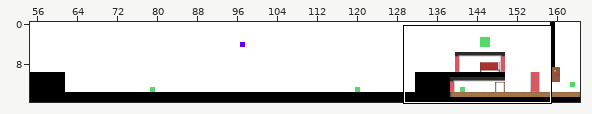
Tiled map (JSON): public/benchmark3/assets/map/level1.json. Above, an overview of the earlier version with the close-up marked.
Close-up. Before:
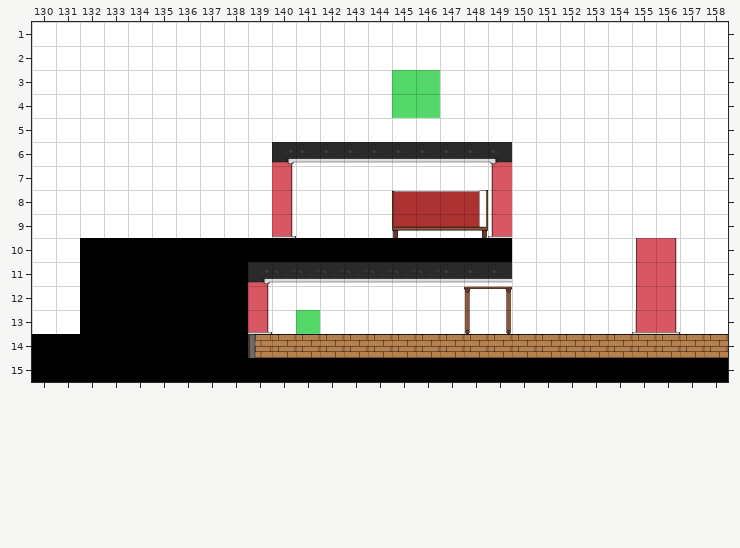
Cells are 128x128 px. Shown: x 130..158, y 1..15. The commit also changed other parts of the map, which this record leaves out.
New version:
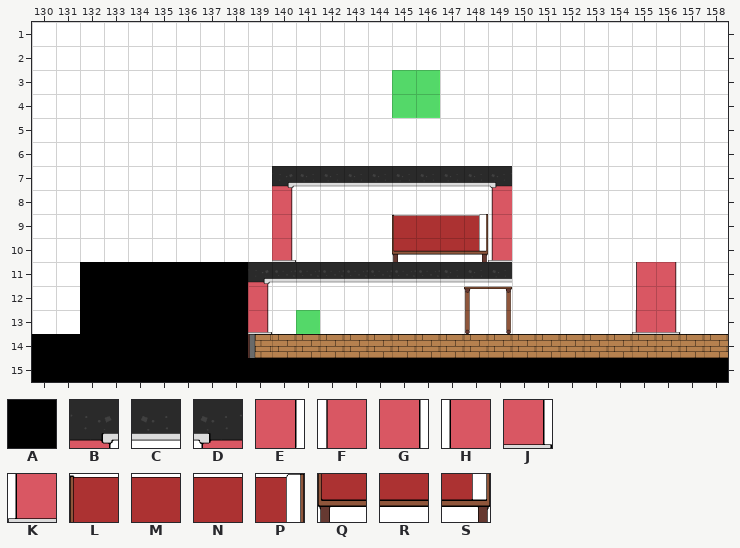
Key: from "BasicColor": A 2; from "SadakoFullTileSet": B 15, C 17, D 18, E 21, F 22, G 27, H 30, J 39, K 42, L 74, M 77, N 78, P 79, Q 86, R 89, S 91.
_ is an empty cell, # one hidden under a higher layer, . an unchanged one.
Change:
--- layer "Background"
@@ x 145..148 @@
- 8 LMNP
- 9 QRRS
-10 ####
+ 8 ____
+ 9 LMNP
+10 QRRS
--- layer "BlockLayer"
@@ x 140..149 @@
- 6 BCCCCCCCCD
- 7 G________H
+ 6 __________
+ 7 BCCCCCCCCD
@@ x 132..156 @@
- 9 ........J........K.......
-10 AAAAAAAAAAAAAAAAAA.....FE
+ 9 ........G........H.......
+10 ________J________K.....__
Where, in picture pixels (left, top, right, bottom), the same in both close-ups:
changed: (80, 142, 512, 262)
removed: (636, 238, 677, 262)
